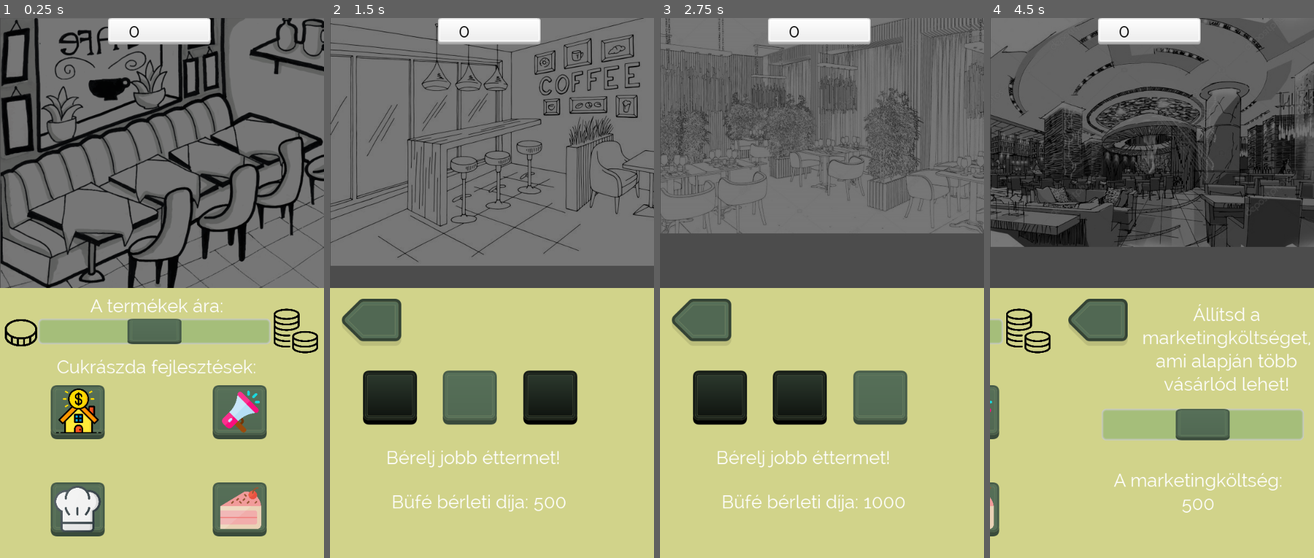
Above: before the commit, frames 1-4 (left to right).
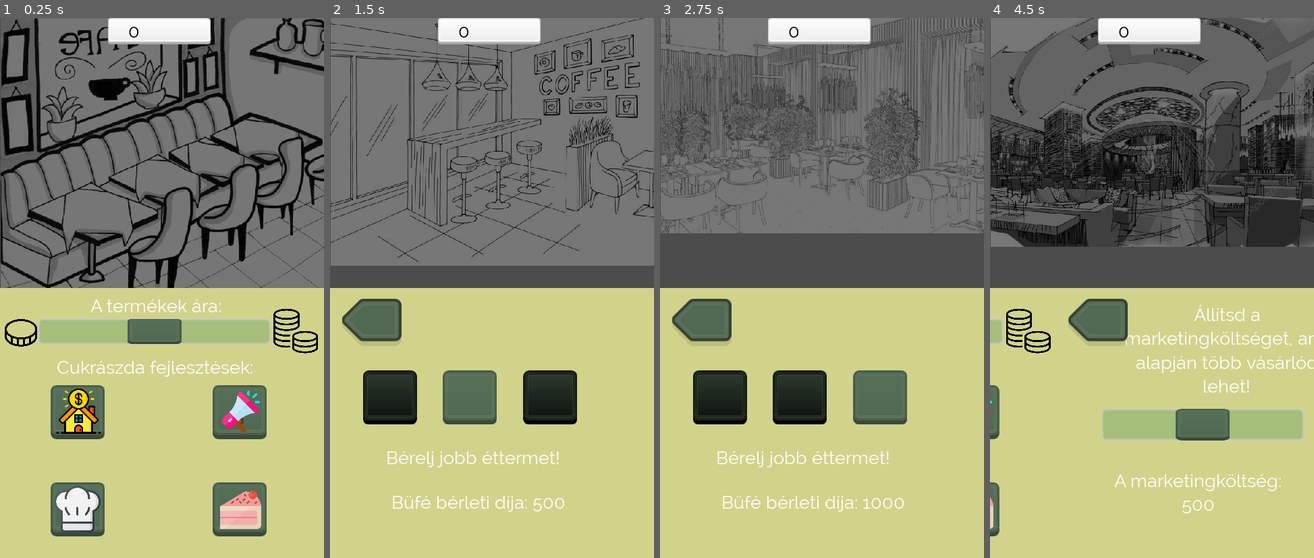
Above: after the commit, the same moments.

Repository: Balint197/BankToTheFuture2021
Game: Godot game, scene res://UI.tscn
Two runs of this game, one before a commit and one after it. Both use one fixed random seed, a clock stepped at 60 frames per second and the inputs below.
Inputs (mouse positions are in pixels of both pictures, inside the frame that each line leads up to):
- Up to frame 1 (0.25 s): no input
- Up to frame 2 (1.5 s): click (407, 412) at 0.5 s; click (381, 396) at 1.25 s
- Up to frame 3 (2.75 s): click (799, 396) at 2 s
- Up to frame 4 (4.5 s): click (1210, 396) at 2.75 s; click (1035, 320) at 3.5 s; click (1229, 412) at 4.25 s

The runs differ from the first frame. In frame 1, 2.2% of the frame differs, in the area x 0-100%, y 0-95%; in frame 2, 2.5%; in frame 3, 1.1%; in frame 4, 3.0%, in the area x 0-100%, y 0-96%.

Commit message:
Adjusted aspect ration in project settings

Diff:
--- a/UI.tscn
+++ b/UI.tscn
@@ -250,7 +250,6 @@
 }
 
 [node name="rent" type="Tabs" parent="ColorRect/scrollingContainer/TabContainer"]
-visible = false
 anchor_right = 1.0
 anchor_bottom = 1.0
 scrolling_enabled = false
--- a/project.godot
+++ b/project.godot
@@ -44,6 +44,8 @@
 
 window/size/width=600
 window/size/height=1000
+window/stretch/mode="2d"
+window/stretch/aspect="keep"
 
 [rendering]
 
